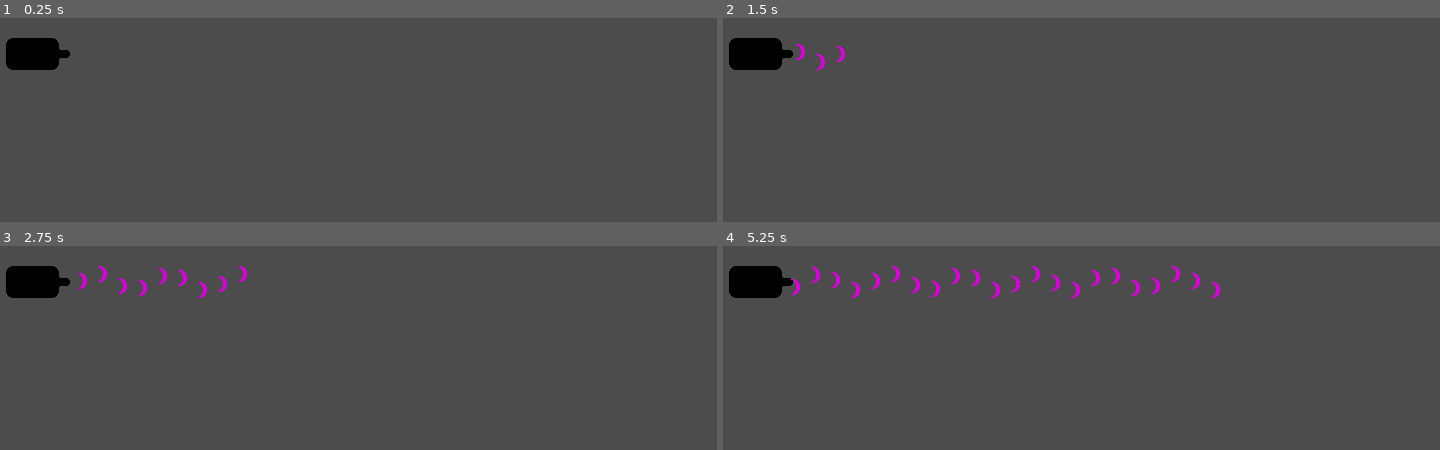
Above: before the commit, frames 1-4 (two rows, left to right).
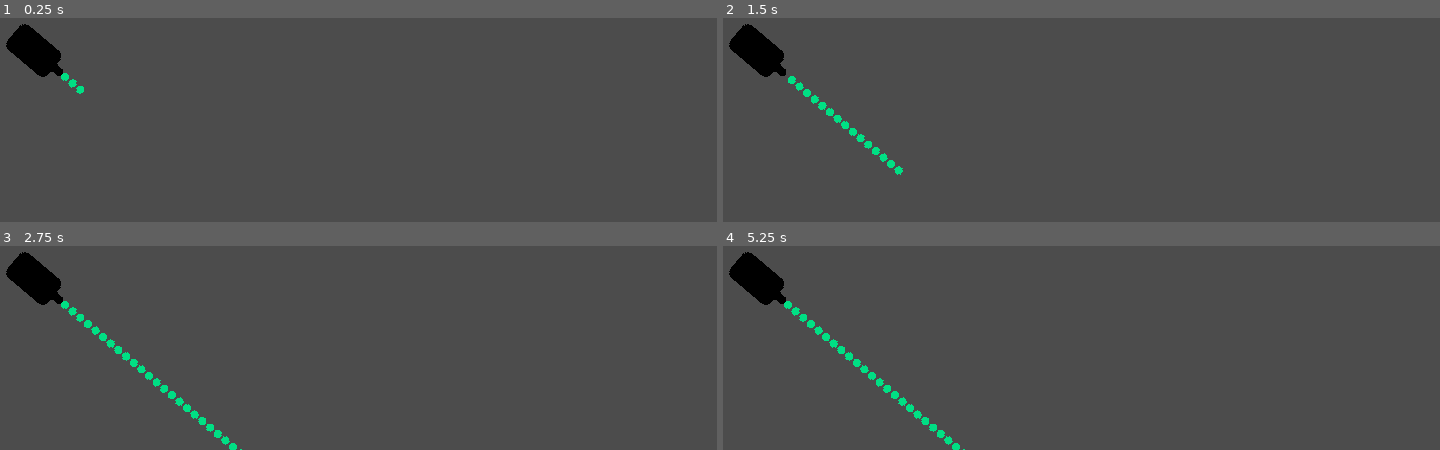
Above: after the commit, the same moments.

Repository: game-workers-cooperative/GGJ-2022
Game: Godot game, scene res://Main.tscn
Same seed, same stepped clock (60 frames per second), same inputs: the game is played once before the commit and once after it.
Inputs:
- Up to frame 1 (0.25 s): no input
- Up to frame 2 (1.5 s): no input
- Up to frame 3 (2.75 s): no input
- Up to frame 4 (5.25 s): no input

The runs differ from the first frame. In frame 1, 0.7% of the frame differs, in the area x 0-12%, y 2-38%; in frame 2, 1.3%; in frame 3, 1.8%; in frame 4, 2.4%, in the area x 0-70%, y 2-100%.

Commit message:
source update
wavicle(TM) has properties of  particle and wave

Diff:
--- a/Objects/ParticleGun.gd
+++ b/Objects/ParticleGun.gd
@@ -1,43 +1,29 @@
 extends Node2D
 
-export (PackedScene) var particle = preload("res://Objects/Particle.tscn")
-export (PackedScene) var wave = preload("res://Objects/Wave.tscn")
-enum STATE {particle, wave}
-export var state = STATE.particle
-onready var timer = $Timer
+onready var wavicle = $ResourcePreloader.get_resource("wavicle")
+export var switch := true
+export var is_wave := false
 var count = 0
+var wait_time = 0.0
 
 func _ready():
 	pass
 
-func _process(delta):
+func _physics_process(delta):
+	wait_time -= delta
+	if wait_time <0:
+		fire(is_wave)
+		if is_wave:
+			wait_time = 0.2
+		else:
+			wait_time = 0.1
+		if switch:
+			is_wave = !is_wave
 
-	if state == STATE.particle:
-		timer.wait_time = 0.5
-	if state == STATE.wave:
-		timer.wait_time = 0.2
-
-func _on_Timer_timeout():
-	if(state == STATE.particle):
-		fire_particle()
-	elif(state == STATE.wave):
-		fire_wave()
-
-func fire_particle():
-	var p = particle.instance()
+func fire(is_wave:=false):
+	var child = wavicle.instance()
 	#p.set_as_toplevel(true)
-	p.rotation = rotation
-	owner.add_child(p)
-	p.global_position = $Position2D.global_position
-
-func fire_wave():
-
-	var w = wave.instance()
-	w.index = count
-	#w.set_as_toplevel(true)
-	w.rotation = rotation
-	owner.add_child(w)
-	w.global_position = $Position2D.global_position
-	count += (PI / 100.0)
-	if count >= TAU:
-		count = 0.0
+	child.rotation = rotation
+	child.is_wave = is_wave
+	owner.add_child(child)
+	child.global_position = $Position2D.global_position
--- a/Objects/Source.tscn
+++ b/Objects/Source.tscn
@@ -1,7 +1,8 @@
-[gd_scene load_steps=5 format=2]
+[gd_scene load_steps=6 format=2]
 
 [ext_resource path="res://Sprites/particleGun.png" type="Texture" id=1]
 [ext_resource path="res://Objects/ParticleGun.gd" type="Script" id=2]
+[ext_resource path="res://Objects/wavicle.tscn" type="PackedScene" id=3]
 
 [sub_resource type="Animation" id=1]
 length = 0.001
@@ -53,16 +54,15 @@
 }
 
 [node name="Source" type="Node2D"]
+rotation = 0.702121
 script = ExtResource( 2 )
 __meta__ = {
 "_edit_group_": true
 }
+switch = false
 
 [node name="Sprite" type="Sprite" parent="."]
 texture = ExtResource( 1 )
-
-[node name="Timer" type="Timer" parent="."]
-autostart = true
 
 [node name="Position2D" type="Position2D" parent="."]
 position = Vector2( 32, 0 )
@@ -71,4 +71,5 @@
 anims/RESET = SubResource( 1 )
 anims/SourceWaveOffsetAnim = SubResource( 2 )
 
-[connection signal="timeout" from="Timer" to="." method="_on_Timer_timeout"]
+[node name="ResourcePreloader" type="ResourcePreloader" parent="."]
+resources = [ PoolStringArray( "wavicle" ), [ ExtResource( 3 ) ] ]
--- /dev/null
+++ b/Objects/wavicle.gd
@@ -0,0 +1,22 @@
+extends RigidBody2D
+onready var vis = $VisibilityNotifier2D
+var velocity = Vector2.RIGHT
+export var speed = 100.0
+var is_wave := false
+
+func _ready():
+	apply_impulse(Vector2.ZERO, (velocity.rotated(rotation))*speed)
+	if is_wave:
+		$particle.set_visible(false)
+		$particle_shape.disabled = true
+	else:
+		$wave.set_visible(false)
+		$wave_shape.disabled = true
+var clock :=0.0
+func _physics_process(delta):
+	clock += delta
+	if is_wave:
+		scale = Vector2.ONE*(1+sin(4*clock)*0.25)
+
+func _screen_exited():
+	queue_free()
--- /dev/null
+++ b/Objects/wavicle.tscn
@@ -0,0 +1,32 @@
+[gd_scene load_steps=6 format=2]
+
+[ext_resource path="res://Objects/wavicle.gd" type="Script" id=1]
+[ext_resource path="res://Sprites/wave.png" type="Texture" id=2]
+[ext_resource path="res://Sprites/particle.png" type="Texture" id=3]
+
+[sub_resource type="CircleShape2D" id=1]
+radius = 4.0
+
+[sub_resource type="CapsuleShape2D" id=2]
+radius = 4.0
+height = 4.0
+
+[node name="wavicle" type="RigidBody2D"]
+script = ExtResource( 1 )
+
+[node name="particle" type="Sprite" parent="."]
+texture = ExtResource( 3 )
+
+[node name="wave" type="Sprite" parent="."]
+texture = ExtResource( 2 )
+
+[node name="particle_shape" type="CollisionShape2D" parent="."]
+shape = SubResource( 1 )
+
+[node name="wave_shape" type="CollisionShape2D" parent="."]
+shape = SubResource( 2 )
+
+[node name="VisibilityNotifier2D" type="VisibilityNotifier2D" parent="."]
+rect = Rect2( -5, -5, 10, 10 )
+
+[connection signal="screen_exited" from="VisibilityNotifier2D" to="." method="_screen_exited"]
